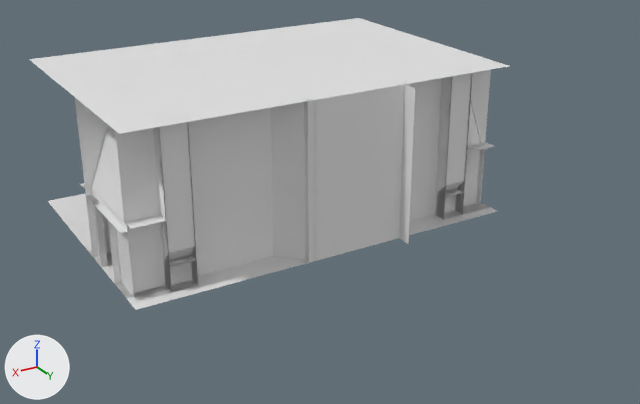
A saved change to the Blender file SCPBD/Assets/Blender Files/room3IntersectionLcz.blend.
The view is the same before and after, from a 50 mm lens placed at (20.6, 36.4, 19.4), pointed at (-0.4, 1.4, 1.9). Arrows for +X, +Y and +Z are at lower left; the lights stay in place. Materials are left out; every surface is plain grey.

Names of what the first picture shows: 'room3IntersectionLcz'.
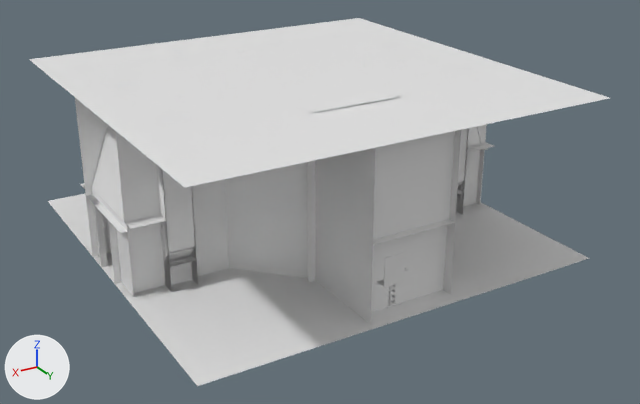
The change, as a diff of the scene's bpy script:
```diff
--- a/SCPBD/Assets/Blender Files/room3IntersectionLcz.blend.py
+++ b/SCPBD/Assets/Blender Files/room3IntersectionLcz.blend.py
@@ me_room3_2_opt @@
 # used by ob_room3intersectionlcz; location = (0.0, 0.0, 0.0); rotation_euler = (1.571, 0.0, 0.0), in degrees (90, 0, 0); scale = (0.01, 0.01, 0.01)
-me_room3_2_opt.from_pydata(...)  # 5226 vertices, 8698 faces; spans x -1024.0..1024.0, y 0.0..855.0, z -448.0..1024.0
+me_room3_2_opt.from_pydata(...)  # 5362 vertices, 8860 faces; spans x -1024.0..1024.0, y 0.0..855.0, z -1024.0..1024.0
+# me_room3_2_opt part 1: 88 loose pieces with 2302 vertices, spanning x -416.0..272.0, y 0.0..800.0, z -448.0..-222.0, are deleted
+# me_room3_2_opt part 2: 12 vertices moved from x -368.0..272.0, y 0.0..800.0, z -368.0..-224.0 to x -224.0..512.0, y 0.0..800.0, z -512.0..-224.0; 9 vertices removed from x -1024.0..1024.0, y 0.0..800.0, z -368.0..-222.0; 2447 vertices added at x -1024.0..1024.0, y 0.0..801.0, z -1024.0..-222.0
```

Pixel boxes (x1, y1, x2, y2) of what changed, in the pictures (640 x 404 px):
'room3IntersectionLcz', reshaped: before (29, 18, 509, 310); after (29, 18, 609, 386)
part 1 of me_room3_2_opt, deleted: before (270, 82, 415, 263)
part 2 of me_room3_2_opt, built on: before (87, 64, 509, 310); after (87, 64, 609, 386)
